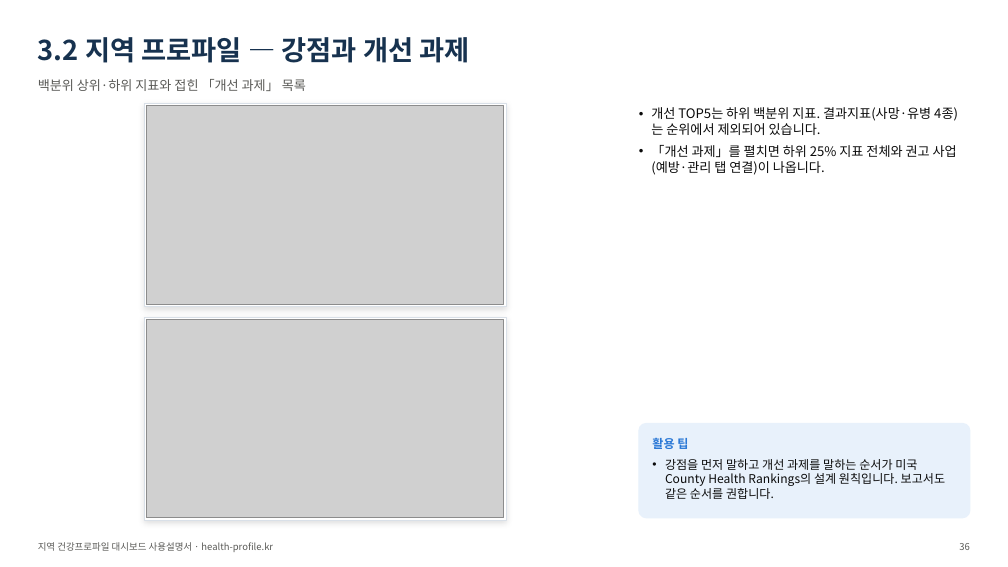
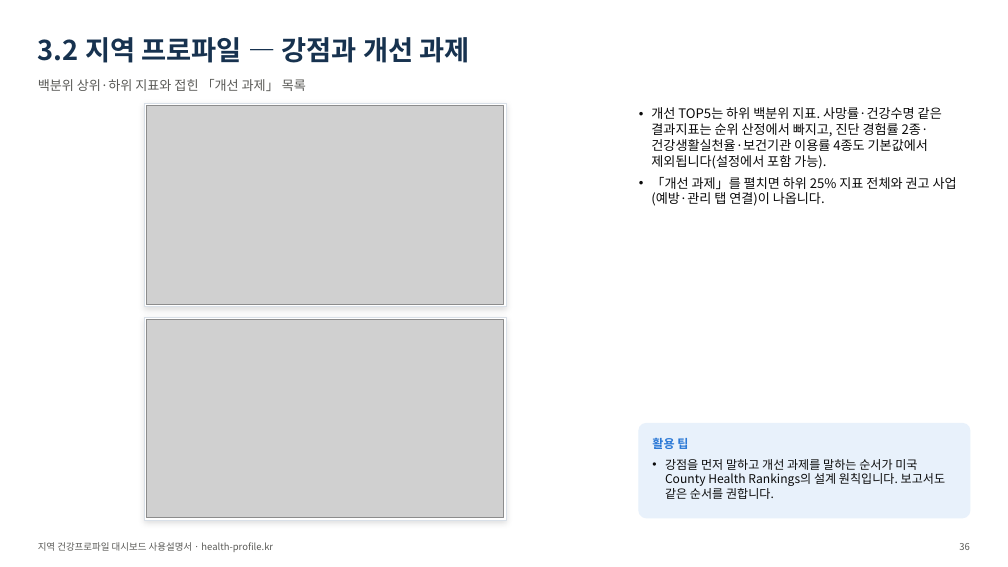
Before and after one commit to soonryu74/soonryu74.github.io, a slide deck: slide 36 of health-dashboard/docs/지역건강프로파일_대시보드_사용설명서_v1.pptx. Drawn at 1008x567 pixels with LibreOffice and Linux fonts; fonts in the diff are those of the drawing; grey boxes stand for pictures. Boxes give left, top, right and bottom in pixels: in the first picture for what was removed or moved away, otherwise in the second. Text is boxed around its words. In the diff, an @@ line names an element or a change of style, - is before the commit and + after.

```diff
--- a/health-dashboard/docs/지역건강프로파일_대시보드_사용설명서_v1.pptx
+++ b/health-dashboard/docs/지역건강프로파일_대시보드_사용설명서_v1.pptx
@@ text at (651, 107, 942, 169): text changed @@
-• 개선 TOP5는 하위 백분위 지표. 결과지표(사망·유병 4종)는 순위에서 제외되어 있습니다.
+• 개선 TOP5는 하위 백분위 지표. 사망률·건강수명 같은 결과지표는 순위 산정에서 빠지고, 진단 경험률 2종·건강생활실천율·보건기관 이용률 4종도 기본값에서 제외됩니다(설정에서 포함 가능).
```
Also in this commit, not shown: 12 other slides changed, 52 other files.
